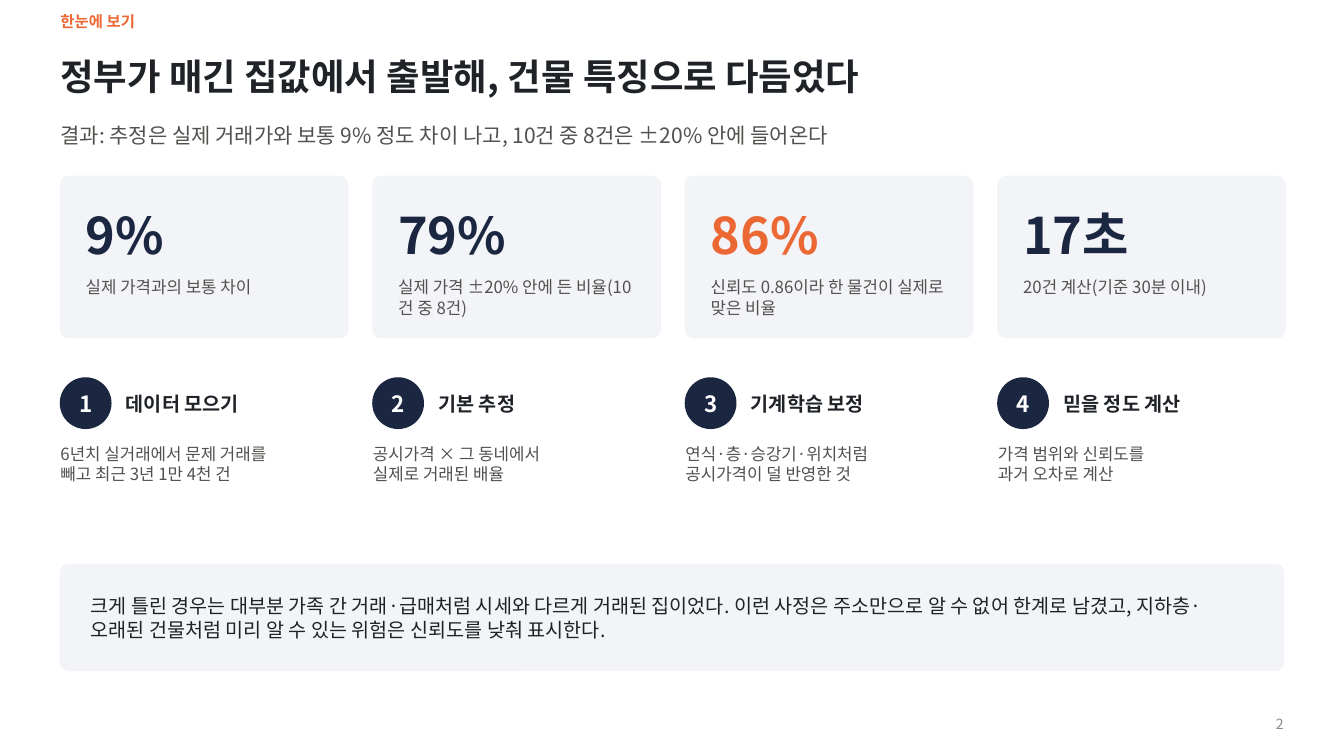
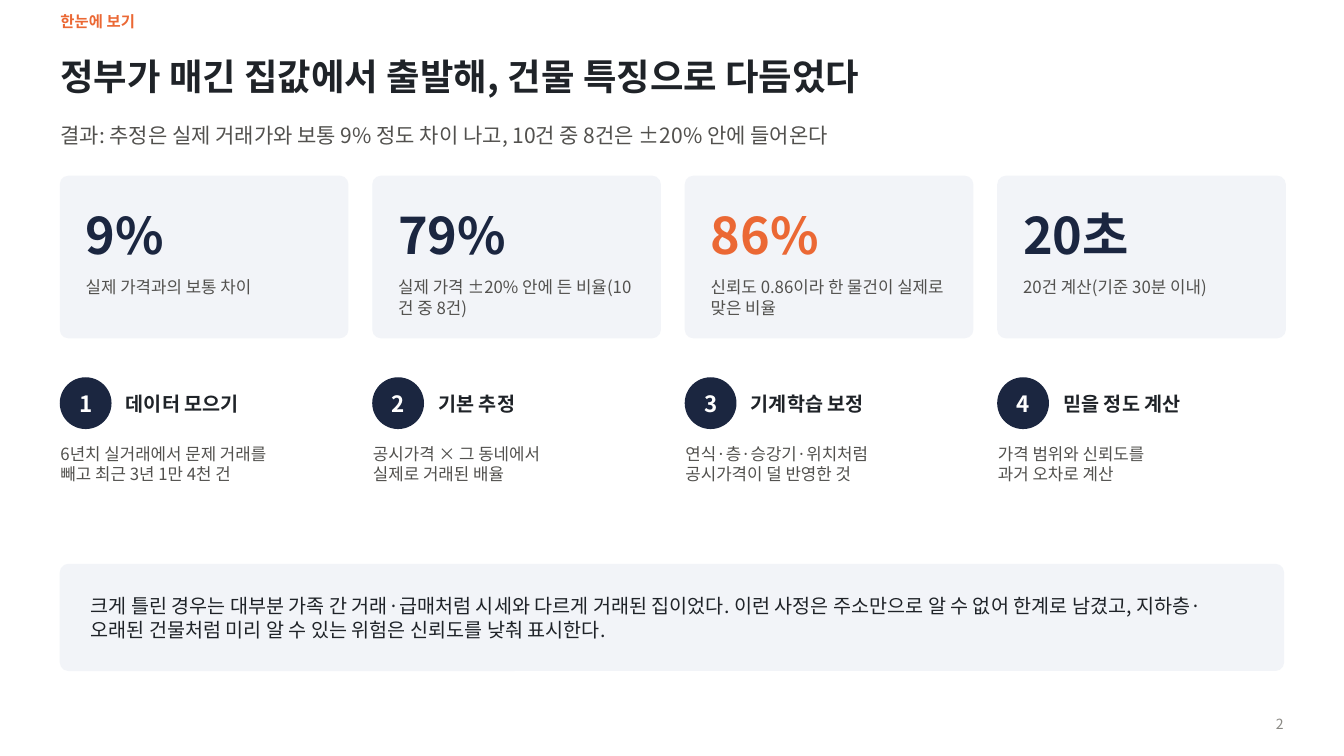
Before and after one commit to KimInSeok-DA/DA_Seoul_Villa_AVM, a slide deck: slide 2 of presentation/AVM_발표.pptx. Drawn at 1344x756 pixels with LibreOffice and Linux fonts; fonts in the diff are those of the drawing. Boxes give left, top, right and bottom in pixels: in the first picture for what was removed or moved away, otherwise in the second. Text is boxed around its words. In the diff, an @@ line names an element or a change of style, - is before the commit and + after.

```diff
--- a/presentation/AVM_발표.pptx
+++ b/presentation/AVM_발표.pptx
@@ text at (1023, 212, 1129, 255): text changed @@
-17초
+20초
```
Also in this commit, not shown: 8 other slides changed, 1 slide added, 7 other files.
